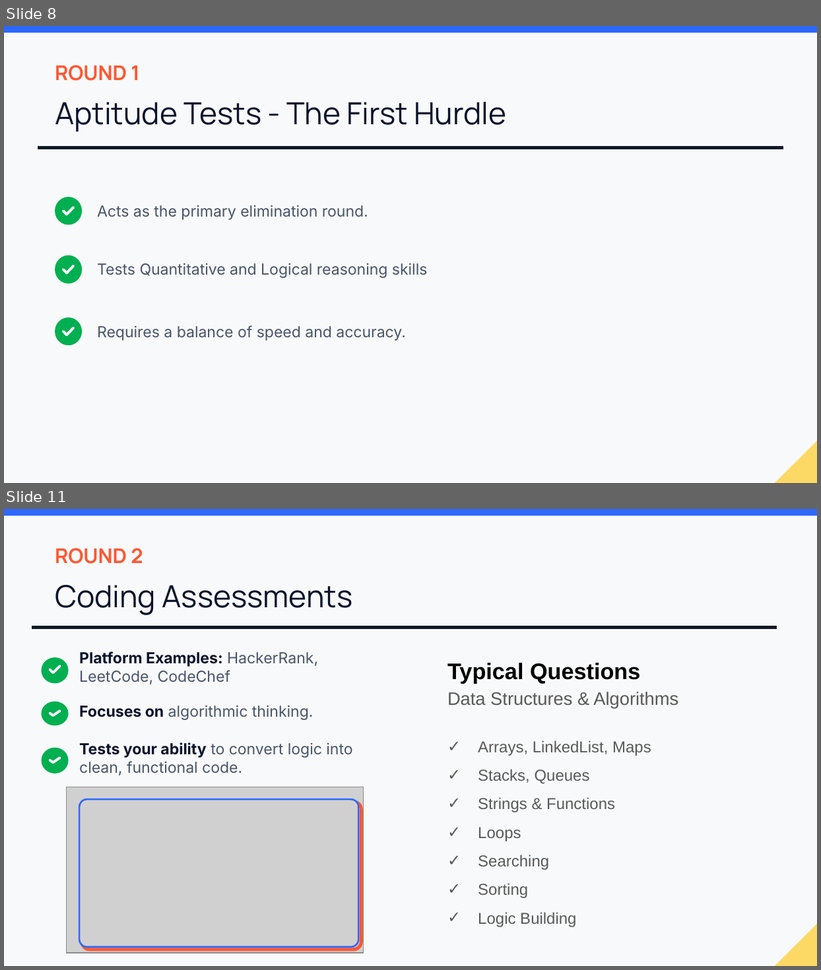
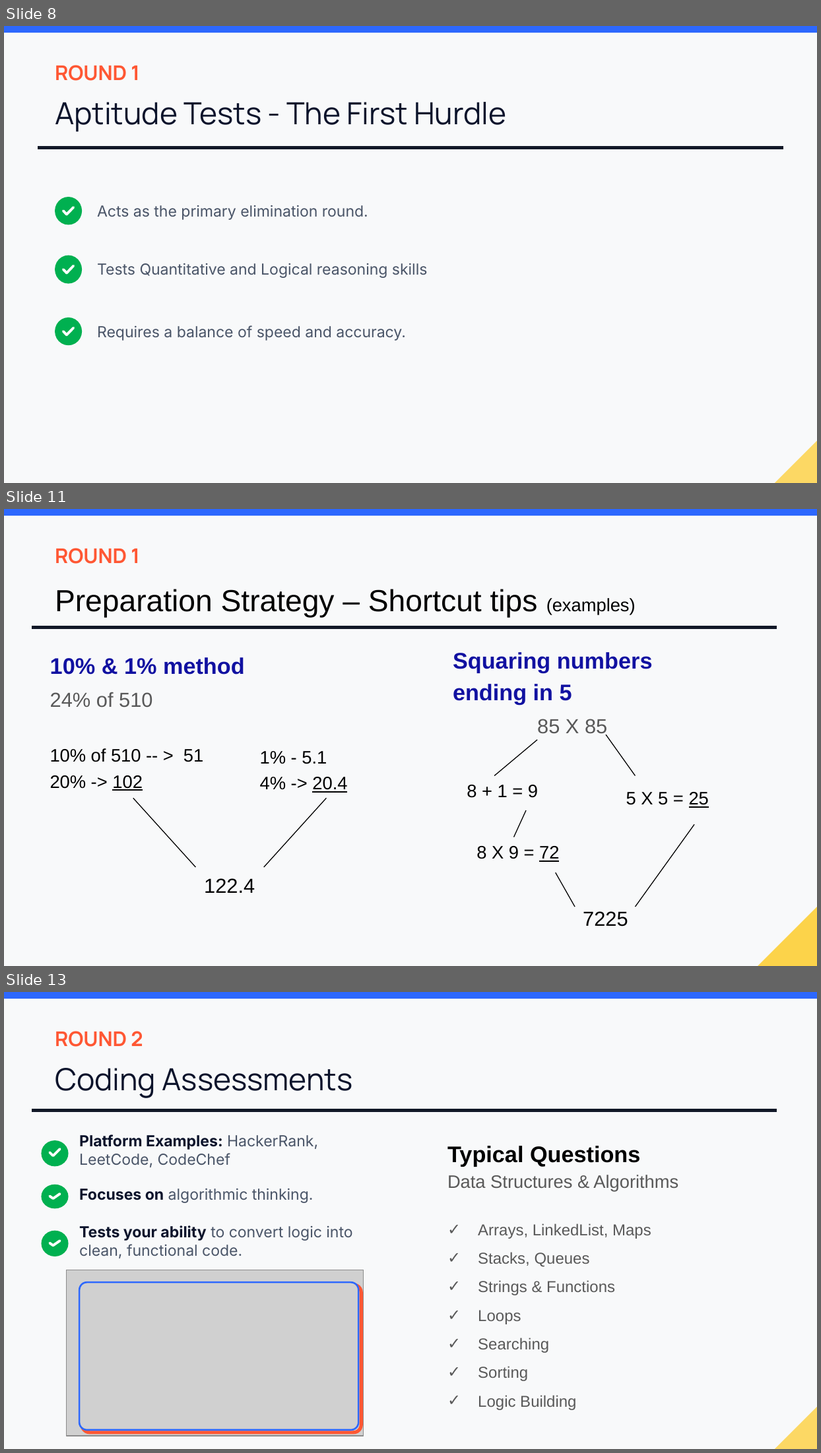
Before and after one commit to brinda-25/workshop, a slide deck: Day1/Campus_to_Company.pptx. Shown one above the other, each under a label of ours: slides 8 and 11 before the commit, slides 8, 11 and 13 after it; the slides between them are not shown. The pictures are 821x970 and 821x1453 pixels, drawn with LibreOffice and Linux fonts; fonts in the diff are those of the drawing; grey boxes stand for pictures; background and template pictures are left out. Boxes give left, top, right and bottom in pixels: in the first picture for what was removed or moved away, otherwise in the second. Text is boxed around its words. In the diff, an @@ line names an element or a change of style, - is before the commit and + after.

```diff
--- a/Day1/Campus_to_Company.pptx
+++ b/Day1/Campus_to_Company.pptx
@@ slide 11 added at <box>4,509,817,966</box>, background picture (left out) @@
@@ rectangle added at <box>4,509,817,966</box>, fill #F8F9FA @@
@@ rectangle added at <box>4,509,817,516</box>, fill #2D68FE @@
@@ text added at <box>55,548,636,617</box>, 27 pt, text #000000 @@
+ROUND 1
+Preparation Strategy – Shortcut tips (examples)
@@ line added from (32, 628) to (778, 628), #111827 3 pt @@
@@ text added at <box>50,657,245,708</box>, 20 pt, text #1111A1, bold @@
+10% & 1% method
+24% of 510
@@ text added at <box>453,652,653,737</box>, 20 pt, text #1111A1, bold @@
+Squaring numbers ending in 5
+85 X 85
@@ line added from (537, 740) to (494, 776), #000000 0.75 pt @@
@@ line added from (606, 735) to (635, 776), #000000 0.75 pt @@
@@ text added at <box>50,749,203,791</box>, 16 pt, text #000000 @@
+10% of 510 -- > 51
+20% -> 102
@@ text added at <box>260,751,347,793</box>, 16 pt, text #000000 @@
+1% - 5.1
+4% -> 20.4
@@ text added at <box>467,785,538,798</box>, 16 pt, text #000000 @@
+8 + 1 = 9
@@ line added from (133, 799) to (196, 867), #000000 0.75 pt @@
@@ line added from (326, 799) to (264, 867), #000000 0.75 pt @@
@@ text added at <box>626,792,709,808</box>, 16 pt, text #000000 @@
+5 X 5 = 25
@@ line added from (526, 811) to (514, 838), #000000 0.75 pt @@
@@ line added from (694, 824) to (635, 908), #000000 0.75 pt @@
@@ text added at <box>477,846,559,862</box>, 16 pt, text #000000 @@
+8 X 9 = 72
@@ text added at <box>204,879,255,893</box>, 18 pt, text #000000 @@
+122.4
@@ line added from (555, 873) to (575, 908), #000000 0.75 pt @@
@@ text added at <box>583,912,628,927</box>, 18 pt, text #000000 @@
+7225
@@ freeform shape added at <box>758,908,817,966</box>, fill #FFC300 at 70% opacity @@
@@ what was slide 11 is now slide 13 @@
```
Also in this commit, not shown: 18 slides changed, 5 other slides added, 1 slide removed.
